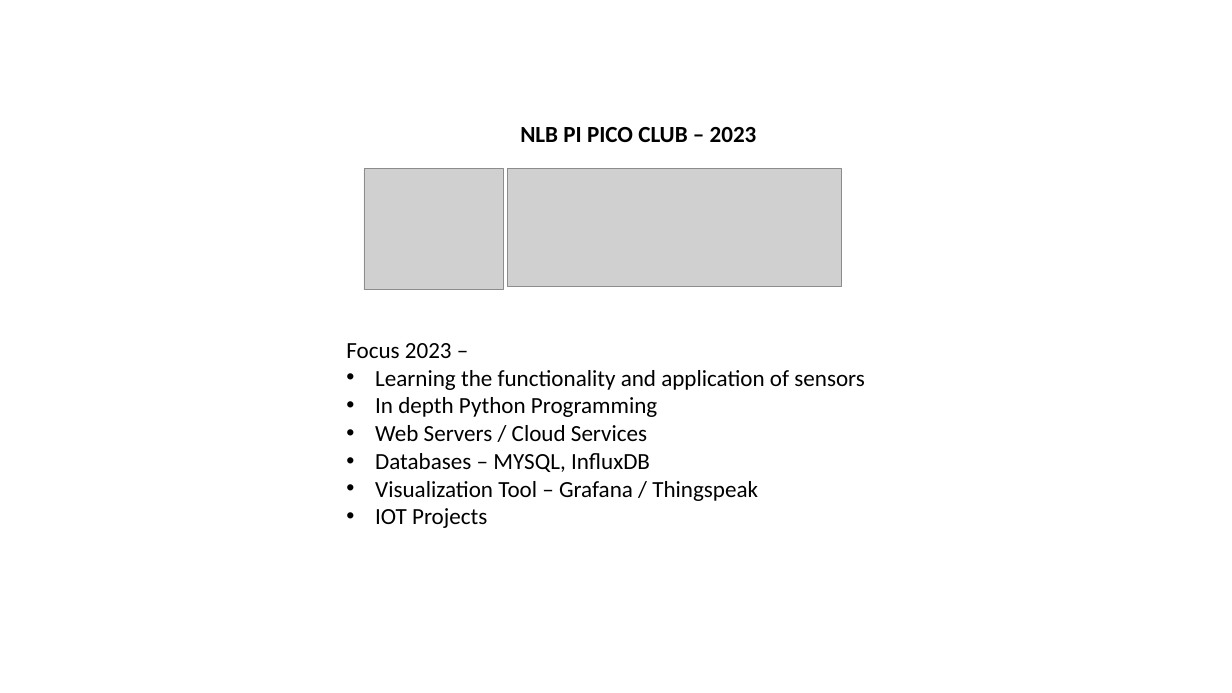
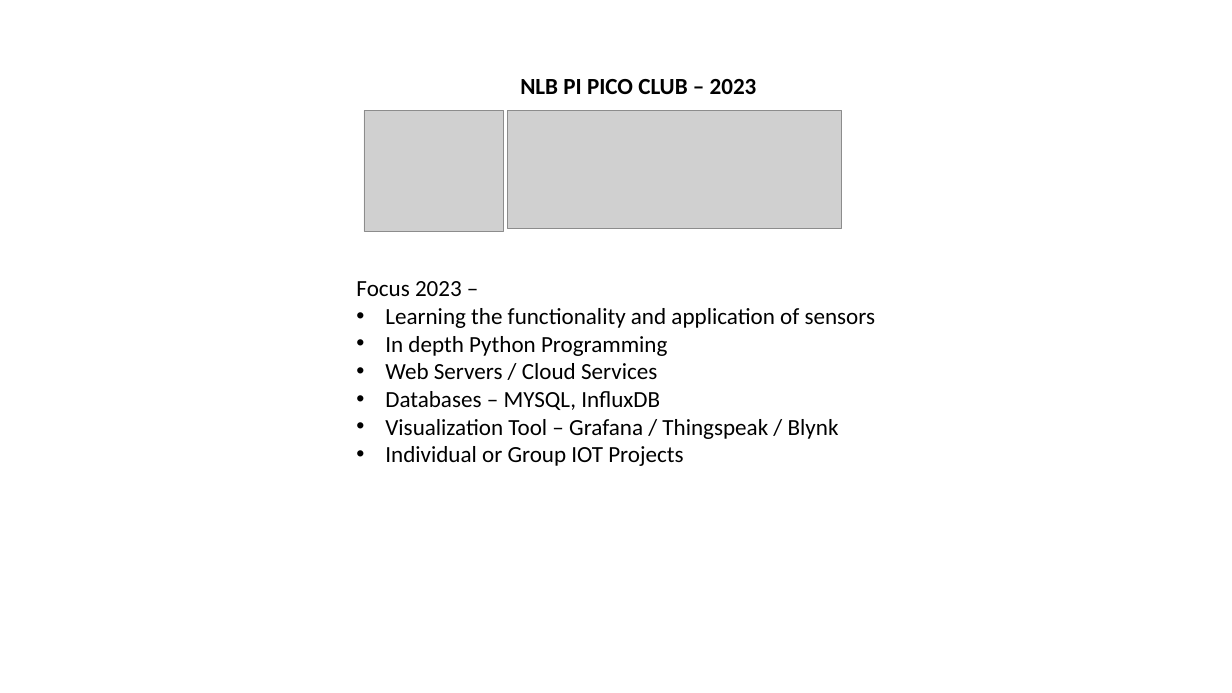
Before and after one commit to ssgoh/The-Pi-Club, a slide deck: slide 1 of Club Meetings 2023/Meeting 01 - Jan 8 2023/Lesson.pptm. Drawn at 1232x693 pixels with LibreOffice and Linux fonts; fonts in the diff are those of the drawing; grey boxes stand for pictures. Boxes give left, top, right and bottom in pixels: in the first picture for what was removed or moved away, otherwise in the second. Text is boxed around its words. In the diff, an @@ line names an element or a change of style, - is before the commit and + after.

```diff
--- a/Club Meetings 2023/Meeting 01 - Jan 8 2023/Lesson.pptm
+++ b/Club Meetings 2023/Meeting 01 - Jan 8 2023/Lesson.pptm
@@ text "NLB PI PICO CLUB – ...": place and size @@
-text "NLB PI PICO CLUB – ..." at bbox=[520, 127, 757, 142]
+text "NLB PI PICO CLUB – ..." at bbox=[520, 79, 757, 94]
@@ picture: place and size @@
-picture at bbox=[364, 169, 504, 290]
+picture at bbox=[364, 110, 504, 231]
@@ picture: place and size @@
-picture at bbox=[508, 169, 842, 287]
+picture at bbox=[508, 110, 842, 228]
@@ text "Focus 2023 –": place and size @@
-text "Focus 2023 –" at bbox=[346, 343, 865, 528]
+text "Focus 2023 –" at bbox=[356, 281, 876, 466]
@@ text at bbox=[385, 419, 839, 466]: text changed @@
-• Visualization Tool – Grafana / Thingspeak
-• IOT Projects
+• Visualization Tool – Grafana / Thingspeak / Blynk
+• Individual or Group IOT Projects
```
Also in this commit, not shown: 2 other slides changed, 1 slide added, 1 slide removed, 1 other file.
